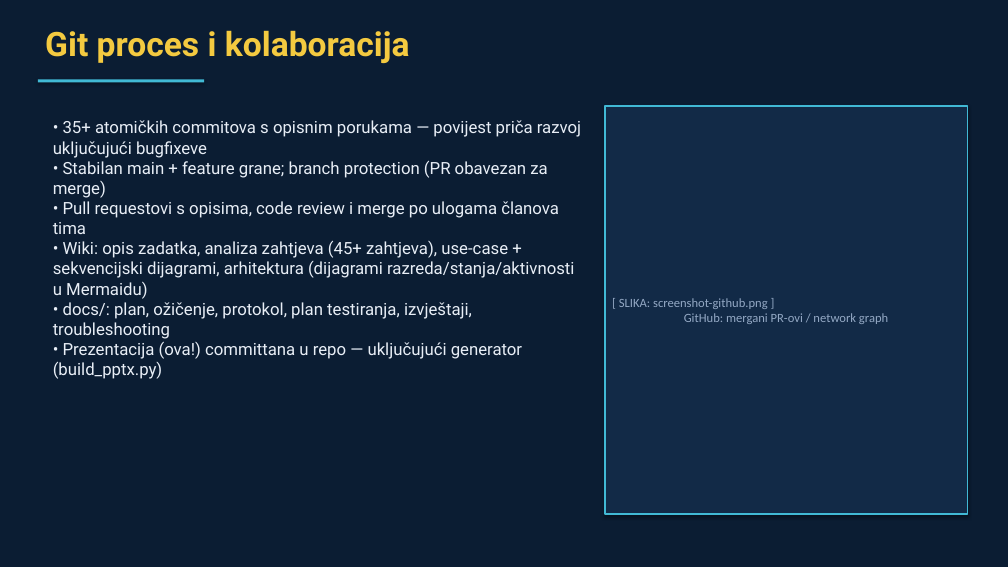
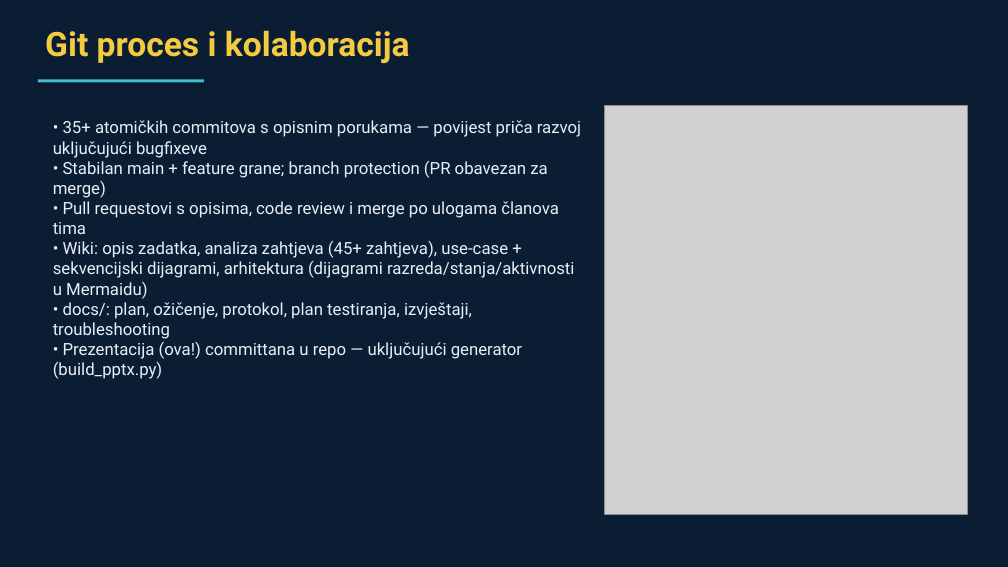
Before and after one commit to hrco69/SpiroBird, a slide deck: slide 15 of docs/presentation/SpiroBird-prezentacija.pptx. Drawn at 1008x567 pixels with LibreOffice and Linux fonts; fonts in the diff are those of the drawing; grey boxes stand for pictures. Boxes give left, top, right and bottom in pixels: in the first picture for what was removed or moved away, otherwise in the second. Text is boxed around its words. In the diff, an @@ line names an element or a change of style, - is before the commit and + after.

Commit message:
Prezentacija: finalna verzija sa svim slikama (MPO fotke konvertirane u JPEG)

```diff
--- a/docs/presentation/SpiroBird-prezentacija.pptx
+++ b/docs/presentation/SpiroBird-prezentacija.pptx
@@ rectangle removed at <box>605,106,968,514</box> @@
-[ SLIKA: screenshot-github.png ]
-GitHub: mergani PR-ovi / network graph
@@ picture added at <box>605,106,968,514</box> @@
```
Also in this commit, not shown: 6 other slides changed, 2 other files.
